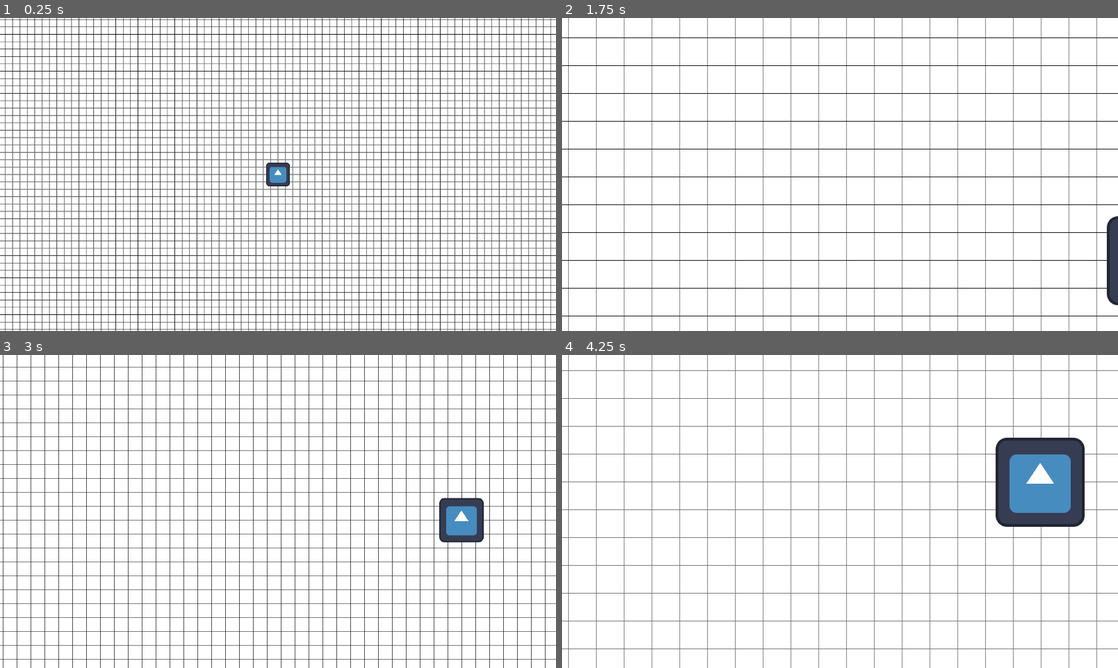
Above: before the commit, frames 1-4 (two rows, left to right).
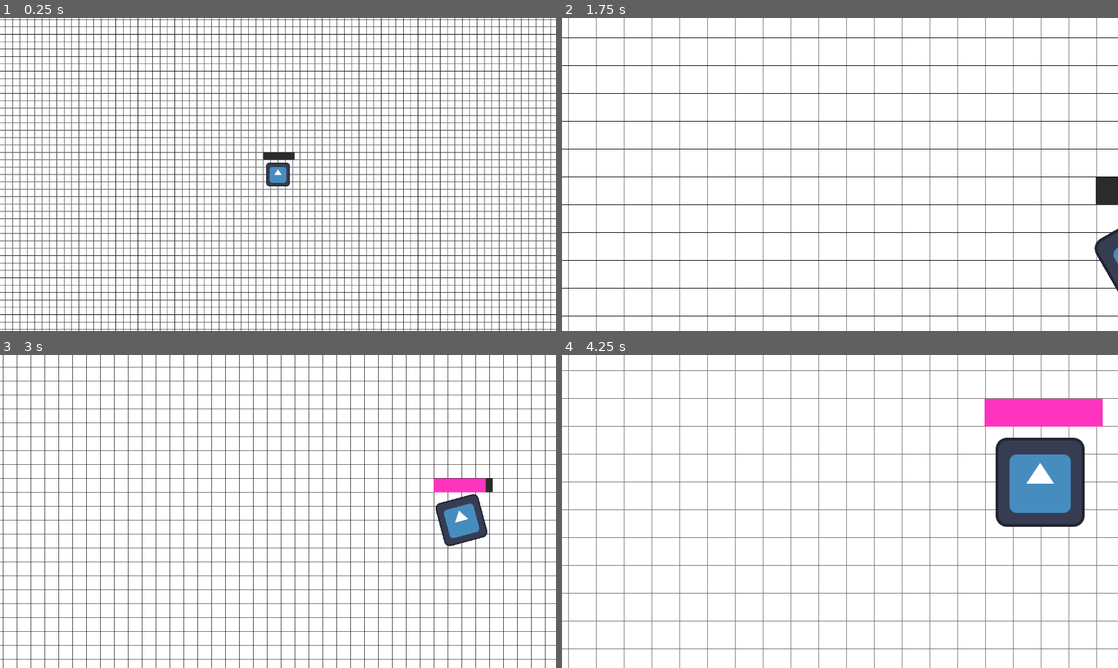
Above: after the commit, the same moments.

Repository: SelfDevTV/Pixler
Game: Godot game, scene res://scenes/main.tscn
The game is run twice, just before and just after one commit, with the same random seed, the same clock (stepped at 60 frames per second) and the same inputs. The engine's default icon, where the game draws it, is replaced by a stand-in: a white triangle on a blue panel in a dark square.
Inputs (mouse positions are in pixels of both pictures, inside the frame that each line leads up to):
- Up to frame 1 (0.25 s): no input
- Up to frame 2 (1.75 s): move the mouse to (962, 158) at 0.52 s; tap Middle mouse button (pan_activate) at 0.6 s; move the mouse to (728, 190) at 1.27 s; tap Mouse wheel up (zoom_in) at 1.35 s
- Up to frame 3 (3 s): move the mouse to (333, 442) at 2.02 s; tap Mouse wheel down (zoom_out) at 2.1 s; move the mouse to (250, 574) at 2.77 s; tap Middle mouse button (pan_activate) at 2.85 s
- Up to frame 4 (4.25 s): tap Enter at 3.5 s; move the mouse to (1006, 558) at 3.52 s; tap Mouse wheel up (zoom_in) at 3.6 s

The runs differ from the first frame. In frame 1, 0.1% of the frame differs, in the area x 47-53%, y 42-46%; in frame 2, 0.9%; in frame 3, 0.9%; in frame 4, 1.9%, in the area x 76-98%, y 14-23%.

Commit message:
added paint progress state and visuals

Diff:
--- a/scenes/slime.tscn
+++ b/scenes/slime.tscn
@@ -7,6 +7,38 @@
 [ext_resource type="Script" uid="uid://ch3uhj57spy5n" path="res://scripts/state_move.gd" id="5_2npkn"]
 [ext_resource type="Script" uid="uid://n16cgw13dyly" path="res://scripts/state_painting.gd" id="6_fd6lc"]
 [ext_resource type="Texture2D" uid="uid://4q335xxs2p" path="res://icon.svg" id="7_gstla"]
+
+[sub_resource type="Animation" id="Animation_gstla"]
+resource_name = "paint"
+length = 0.2
+loop_mode = 1
+tracks/0/type = "value"
+tracks/0/imported = false
+tracks/0/enabled = true
+tracks/0/path = NodePath("Sprite:rotation")
+tracks/0/interp = 1
+tracks/0/loop_wrap = true
+tracks/0/keys = {
+"times": PackedFloat32Array(0, 0.05, 0.1, 0.15, 0.2),
+"transitions": PackedFloat32Array(1, 1, 1, 1, 1),
+"update": 0,
+"values": [0.0, -0.7853981633974483, 0.0, 0.7853981633974483, 0.0]
+}
+
+[sub_resource type="Animation" id="Animation_v5wyi"]
+length = 0.001
+
+[sub_resource type="AnimationLibrary" id="AnimationLibrary_0l8pv"]
+_data = {
+&"RESET": SubResource("Animation_v5wyi"),
+&"paint": SubResource("Animation_gstla")
+}
+
+[sub_resource type="StyleBoxFlat" id="StyleBoxFlat_gstla"]
+bg_color = Color(0.16924527, 0.16924533, 0.16924518, 1)
+
+[sub_resource type="StyleBoxFlat" id="StyleBoxFlat_v5wyi"]
+bg_color = Color(0.99462265, 0.20474225, 0.7475628, 1)
 
 [node name="Slime" type="Node2D"]
 script = ExtResource("1_371uh")
@@ -42,5 +74,21 @@
 scale = Vector2(0.1, 0.1)
 texture = ExtResource("7_gstla")
 
+[node name="AnimationPlayer" type="AnimationPlayer" parent="."]
+libraries = {
+&"": SubResource("AnimationLibrary_0l8pv")
+}
+
+[node name="ProgressBar" type="ProgressBar" parent="."]
+offset_left = -8.0
+offset_top = -12.0
+offset_right = 9.0
+offset_bottom = -8.0
+theme_override_styles/background = SubResource("StyleBoxFlat_gstla")
+theme_override_styles/fill = SubResource("StyleBoxFlat_v5wyi")
+max_value = 1.0
+step = 0.0
+show_percentage = false
+
 [connection signal="timeout" from="SM/Idle/IdleTimer" to="SM/Idle" method="_on_timer_timeout"]
 [connection signal="timeout" from="SM/Painting/PaintTimer" to="SM/Painting" method="_on_paint_timer_timeout"]
--- a/scripts/slime/slime.gd
+++ b/scripts/slime/slime.gd
@@ -2,6 +2,8 @@
 extends Node2D
 
 var next_target: Vector2
+@onready var animation_player: AnimationPlayer = $AnimationPlayer
+@onready var progress_bar: ProgressBar = $ProgressBar
 
 @export var move_speed: float = 100.0
 @export var paint_speed: float = 1.5
--- a/scripts/state_painting.gd
+++ b/scripts/state_painting.gd
@@ -2,15 +2,21 @@
 
 @onready var paint_timer: Timer = $PaintTimer
 
+
 func enter() -> void:
     paint_timer.wait_time = slime.paint_speed
     paint_timer.start()
+    slime.animation_player.play("paint")
     print("cell pos for paint: ", GridManager.world_to_cell(slime.global_position))
+    slime.progress_bar.max_value = paint_timer.wait_time
+    slime.progress_bar.value = 0
+
 
 func _on_paint_timer_timeout() -> void:
+    slime.animation_player.stop()
     paint_timer.stop()
 
-
-func update(delta: float):
-    # TODO: update painting progress on that cell
-    pass
+func update(delta: float) -> void:
+    slime.progress_bar.value = paint_timer.wait_time - paint_timer.time_left
+    print(paint_timer.time_left)
+    print("test")
Not shown: 1 places in scenes/slime.tscn that only renumber resources
